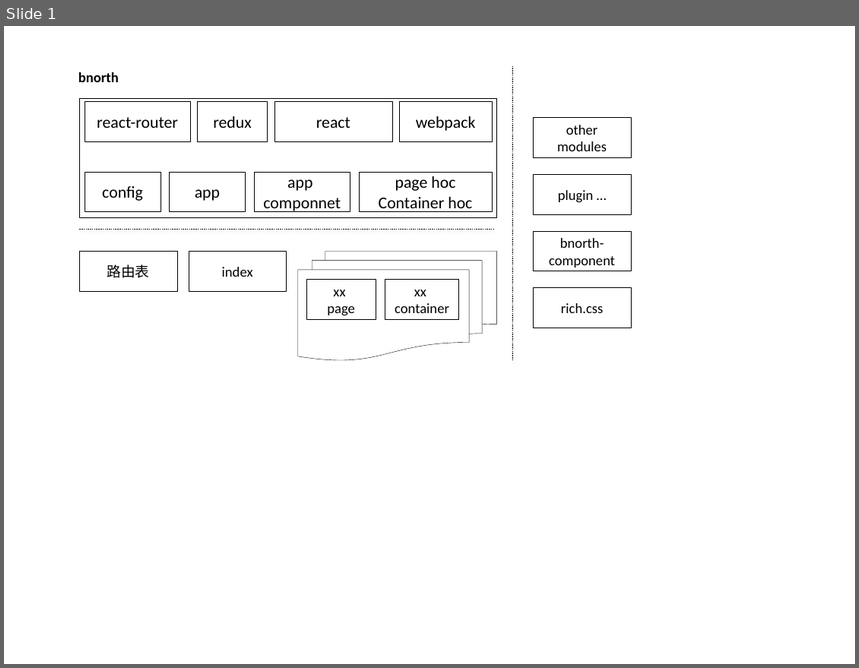
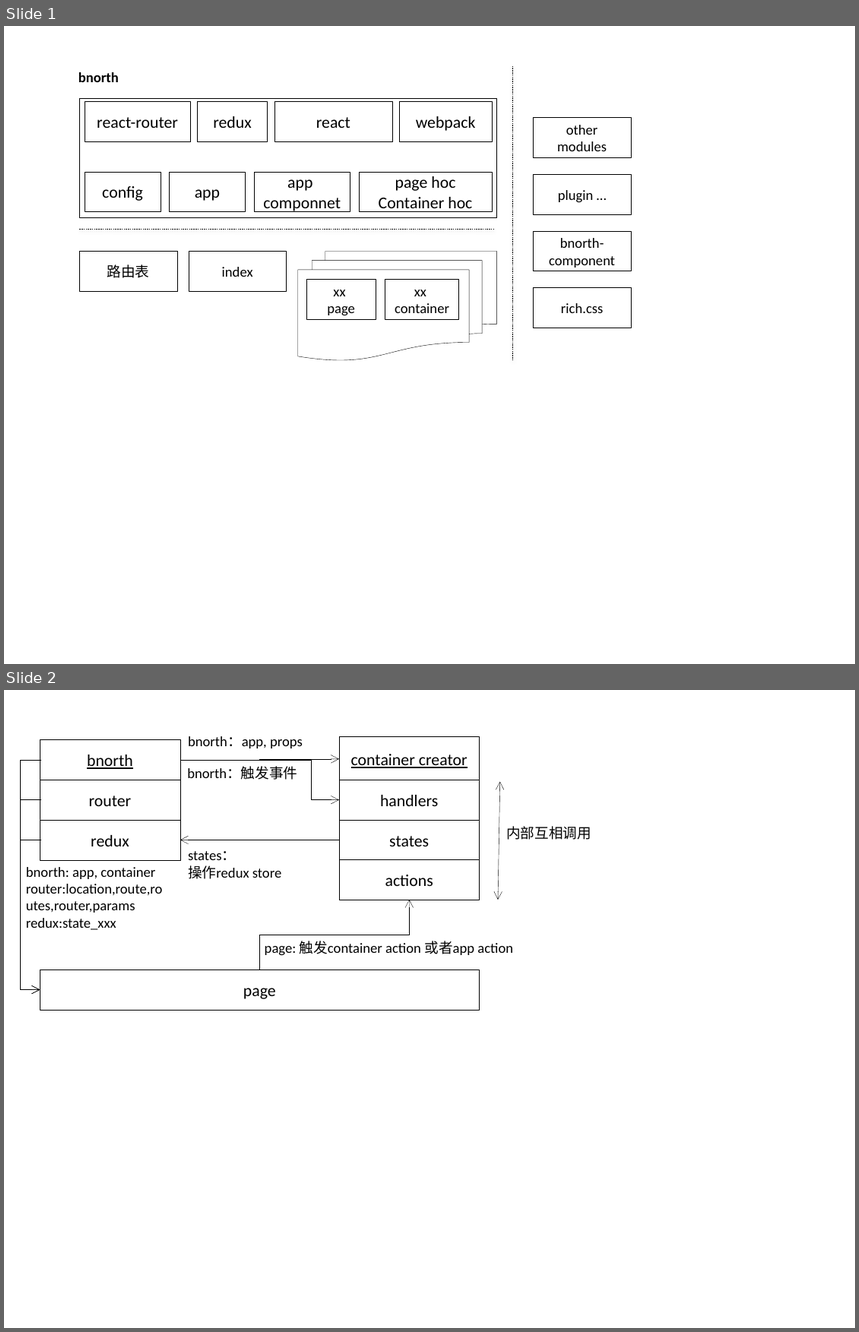
Before and after one commit to able99/bnorth, a slide deck: res/res.pptx. Shown one above the other, each under a label of ours: slide 1 before the commit, slides 1 and 2 after it. The pictures are 859x668 and 859x1332 pixels, drawn with LibreOffice and Linux fonts; fonts in the diff are those of the drawing. Boxes give left, top, right and bottom in pixels: in the first picture for what was removed or moved away, otherwise in the second. Text is boxed around its words. In the diff, an @@ line names an element or a change of style, - is before the commit and + after.

```diff
--- a/res/res.pptx
+++ b/res/res.pptx
@@ slide 2 added at bbox=[4, 690, 855, 1328], background #FFFFFF @@
@@ rectangle added at bbox=[40, 739, 180, 780], fill #FFFFFF, outline #000000 0.25 pt, 14 pt, text #000000, underline @@
+bnorth
@@ text added at bbox=[188, 736, 303, 749], 12 pt, text #000000 @@
+bnorth：app, props
@@ rectangle added at bbox=[339, 737, 480, 782], fill #FFFFFF, outline #000000 0.25 pt, 14 pt, text #000000, underline @@
+container creator
@@ elbow arrow added from (40, 760) to (40, 989), #000000 0.25 pt @@
@@ rectangle added at bbox=[40, 780, 180, 820], fill #FFFFFF, outline #000000 0.25 pt, 14 pt, text #000000 @@
+router
@@ elbow arrow added from (180, 760) to (339, 759), #000000 0.25 pt @@
@@ elbow arrow added from (180, 760) to (339, 799), #000000 0.25 pt @@
@@ text added at bbox=[187, 767, 297, 780], 12 pt, text #000000 @@
+bnorth：触发事件
@@ rectangle added at bbox=[339, 780, 480, 820], fill #FFFFFF, outline #000000 0.25 pt, 14 pt, text #000000 @@
+handlers
@@ elbow arrow added from (40, 799) to (40, 989), #000000 0.25 pt @@
@@ double arrow added from (500, 782) to (498, 900), #000000 0.25 pt @@
@@ rectangle added at bbox=[40, 820, 180, 860], fill #FFFFFF, outline #000000 0.25 pt, 14 pt, text #000000 @@
+redux
@@ rectangle added at bbox=[339, 820, 480, 860], fill #FFFFFF, outline #000000 0.25 pt, 14 pt, text #000000 @@
+states
@@ text added at bbox=[506, 826, 591, 840], 12 pt, text #000000 @@
+内部互相调用
@@ elbow arrow added from (40, 840) to (40, 989), #000000 0.25 pt @@
@@ elbow arrow added from (339, 840) to (180, 840), #000000 0.25 pt @@
@@ text added at bbox=[26, 867, 163, 930], 12 pt, text #000000 @@
+bnorth: app, container
+router:location,route,routes,router,params
+redux:state_xxx
@@ text added at bbox=[188, 851, 282, 879], 12 pt, text #000000 @@
+states：
+操作redux store
@@ rectangle added at bbox=[339, 859, 480, 900], fill #FFFFFF, outline #000000 0.25 pt, 14 pt, text #000000 @@
+actions
@@ elbow arrow added from (259, 970) to (409, 900), #000000 0.25 pt @@
@@ text added at bbox=[265, 941, 513, 956], 12 pt, text #000000 @@
+page: 触发container action 或者app action
@@ rectangle added at bbox=[40, 970, 480, 1010], fill #FFFFFF, outline #000000 0.25 pt, 14 pt, text #000000 @@
+page
```
Also in this commit, not shown: 35 other files.
